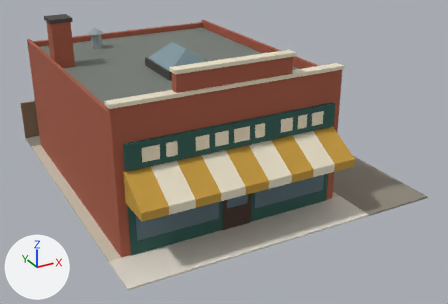
What one commit did to the glTF model public/models/shop.glb.
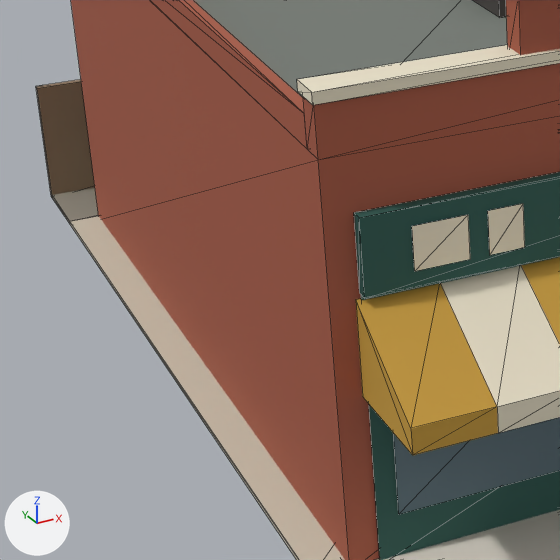
Old and new are each drawn whole from a camera (50 mm lens) standing at (-16.2, -31.86, 16.56) and looking at (0.33, -1.81, 1.54) and again close up on the part from 2% to 42% of the width and 25% to 84% of the height. The lights are fixed; the arrows at lower left show +X, +Y and +Z. The first two pictures are the older version. The close-ups show mesh edges as thin lines. Vertices at exactly the same position are counted once.

The first close-up shows 'shop'.
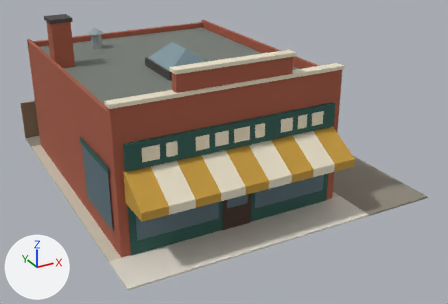
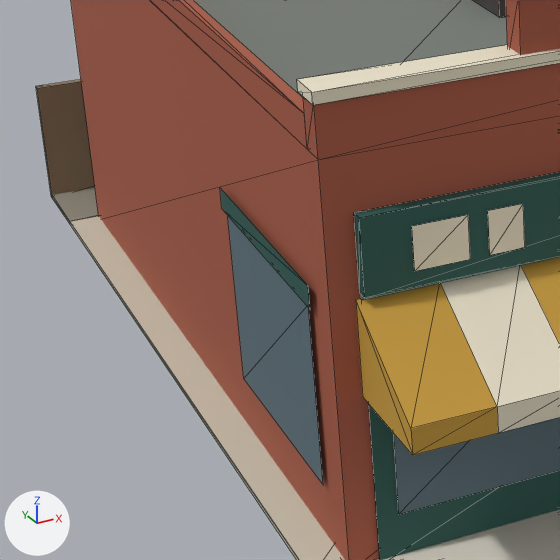
Where the change shows, as pixel boxes (x1, y1, x2, y2) in the close-ups (560 x 560 px):
part 1 of me_shop, added
    after: (220, 188, 323, 484)

Diff of the bpy script that builds the scene:
```diff
--- a/public/models/shop.glb.py
+++ b/public/models/shop.glb.py
@@ me_shop @@
 # used by ob_shop; location = (0.0, 0.0, 0.0)
 # verts and faces of me_shop; kept vertices keep their numbers, new ones are numbered from 317
-me_shop.from_pydata(...)  # 317 vertices, 392 faces; spans x -9.0..9.0, y -10.0..10.0, z 0.0..9.6
+me_shop.from_pydata(...)  # 325 vertices, 396 faces; spans x -9.0..9.0, y -10.0..10.0, z 0.0..9.6
+# me_shop part 1
+verts[317] = (-8.5, -2.6, 4.2)  # pixel (221, 208)
+verts[318] = (-8.5, -7.0, 4.2)  # pixel (310, 309)
+verts[319] = (-8.5, -7.0, 4.6)  # pixel (308, 286)
+verts[320] = (-8.5, -2.6, 4.6)  # pixel (219, 187)
+verts[321] = (-8.5, -2.8, 1.2)  # pixel (243, 378)
+verts[322] = (-8.5, -6.8, 1.2)  # pixel (323, 485)
+verts[323] = (-8.5, -6.8, 4.2)
+verts[324] = (-8.5, -2.8, 4.2)
+faces += [(317, 318, 319), (317, 319, 320)]  # mat_td_green (dark cyan #2a5a52)
+faces += [(321, 322, 323), (321, 323, 324)]  # mat_win_shop (greyish blue #5d727c)
 me_shop.materials.append(mat_td_paving)
```
